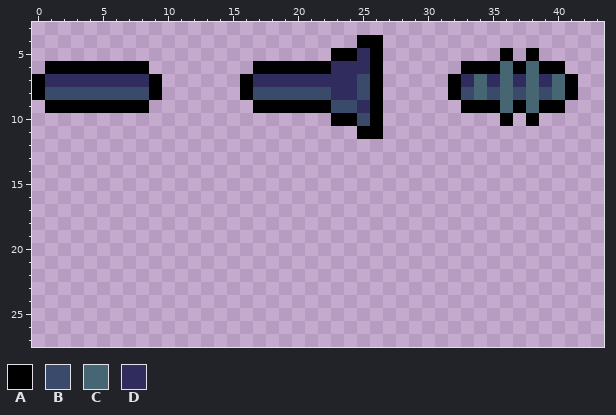
A pixel-art sprite gets an edit: assets/sprites/player/guns.png. The first picture shows the starting point.
The file is 48x32 pixels. Shown: x 0..43, y 3..27.
Palette (. is transparent): A #000000  B #3a4a6b  C #466673  D #302c5e
Pixels before, first column x 0:
 4 .........................AA...............
 5 .......................AADA.........A.A...
 6 .AAAAAAAA........AAAAAADDDA......AAACACAA.
 7 ADDDDDDDDA......ADDDDDDDDBA.....ADCDCDCDCA
 8 ABBBBBBBBA......ABBBBBBDDBA.....ABCBCBCBCA
 9 .AAAAAAAA........AAAAAABBDA......AAACACAA.
10 .......................AABA.........A.A...
11 .........................AA...............
After the commit:
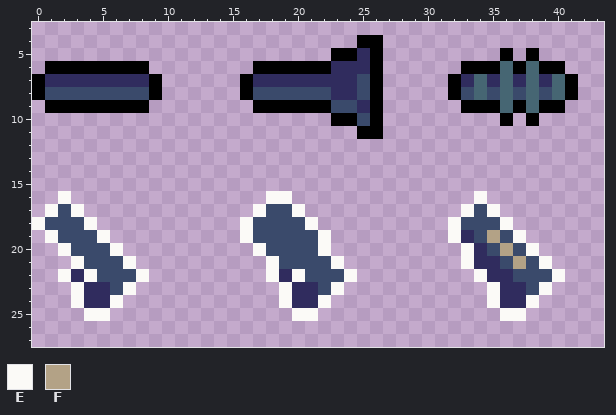
Colours new in this view: E #fbfaf7  F #b3a286
What changed:
Changed rows in their new state; - is an unchanged pixel.
first column x 0:
16 --E---------------EE--------------E------
17 -EBE-------------EBBE------------EBE-----
18 EBBBE-----------EBBBBE----------EBBBE----
19 -EBBBE----------EBBBBBE---------EDBFBE---
20 --EBBBE----------EBBBBE----------EDBFBE--
21 ---EBBBE----------EBBBBE---------EDDBFBE-
22 --EDEBBBE---------EDEBBBE---------EDDBBBE
23 ---EDDBE-----------EDDBE-----------EDDBE-
24 ---EDDE------------EDDE------------EDDE--
25 ----EE--------------EE--------------EE---
